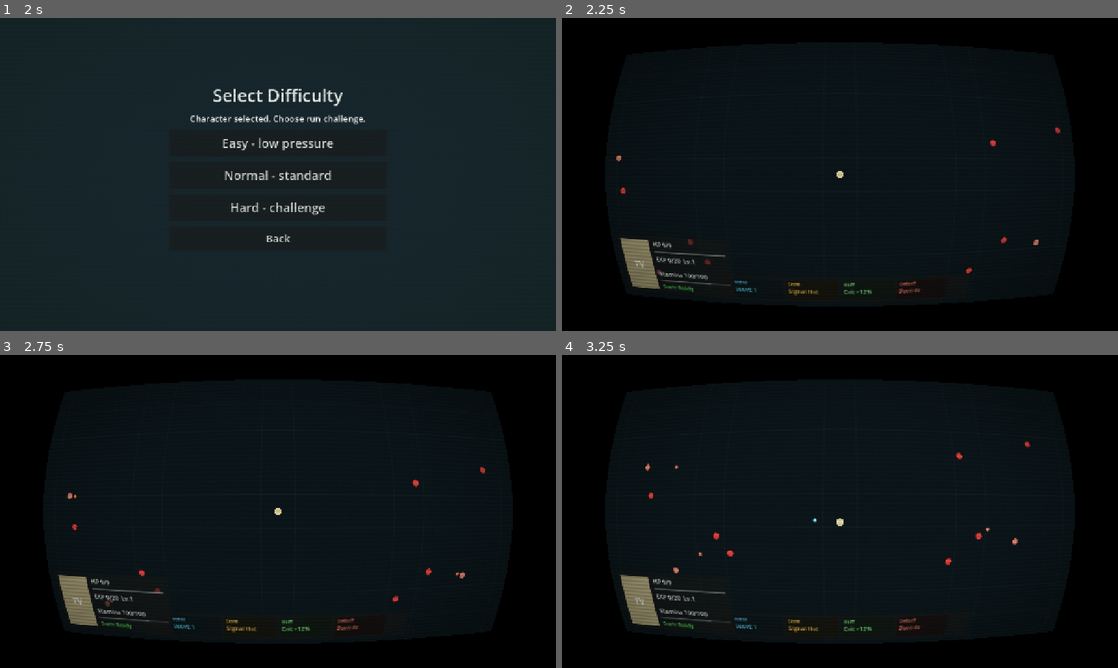
Above: before the commit, frames 1-4 (two rows, left to right).
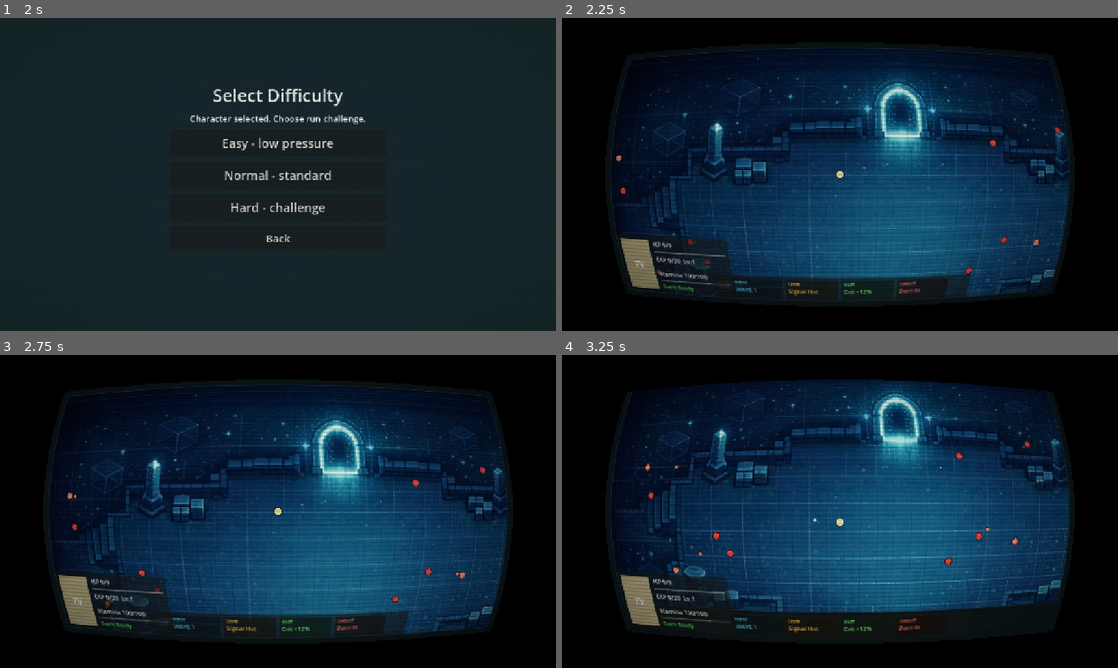
Above: after the commit, the same moments.

Repository: inw089358-blip/Tele
Game: Godot game, scene res://scenes/main.tscn
Two runs of this game, one before a commit and one after it. Both use one fixed random seed, a clock stepped at 60 frames per second and the inputs below.
Inputs:
- Up to frame 1 (2 s): click "开始游戏" at 0.5 s; tap Enter (confirm) at 1.25 s; hold D (move_right) from 1.28 s (still down); hold Enter (confirm) from 1.28 s (still down)
- Up to frame 2 (2.25 s): release D (move_right) at 2 s; release Enter (confirm) at 2 s; click "Easy - low pressure" at 2 s
- Up to frame 3 (2.75 s): no input
- Up to frame 4 (3.25 s): hold S (move_down) from 2.78 s (still down); tap E (interact) at 2.85 s

Frame 1 is identical in both runs. In frame 2, 40% of the frame differs, in the area x 10-92%, y 10-91%; in frame 3, 41%; in frame 4, 44%, in the area x 9-92%, y 7-83%.

Commit message:
地图素材实装

Diff:
--- a/data/balance/combat_balance.json
+++ b/data/balance/combat_balance.json
@@ -98,6 +98,7 @@
     "stage_001": {
       "stage_id": "stage_001",
       "is_boss_stage": false,
+      "background_key": "tutorial",
       "spawn_profile": {
         "target_duration": 30.0,
         "spawn_interval_start": 1.45,
@@ -120,6 +121,7 @@
     "stage_002": {
       "stage_id": "stage_002",
       "is_boss_stage": false,
+      "background_key": "combat",
       "spawn_profile": {
         "target_duration": 30.0,
         "spawn_interval_start": 1.35,
@@ -145,6 +147,7 @@
     "stage_003": {
       "stage_id": "stage_003",
       "is_boss_stage": false,
+      "background_key": "combat",
       "spawn_profile": {
         "target_duration": 30.0,
         "spawn_interval_start": 1.25,
@@ -171,6 +174,7 @@
     "stage_004": {
       "stage_id": "stage_004",
       "is_boss_stage": false,
+      "background_key": "combat",
       "spawn_profile": {
         "target_duration": 30.0,
         "spawn_interval_start": 1.16,
@@ -197,6 +201,7 @@
     "stage_005": {
       "stage_id": "stage_005",
       "is_boss_stage": true,
+      "background_key": "boss",
       "arena_half_extents": {
         "x": 600.0,
         "y": 330.0
--- a/scripts/ui/game_scene.gd
+++ b/scripts/ui/game_scene.gd
@@ -18,6 +18,9 @@
 }
 const SAVE_SLOT_PANEL_SCENE_PATH: String = "res://scenes/ui/save_slot_panel.tscn"
 const SETTINGS_SCENE_PATH: String = "res://scenes/settings.tscn"
+const BG_TUTORIAL_TEXTURE: Texture2D = preload("res://sprite/maps/map_tutorial_dream_entrance.png")
+const BG_COMBAT_TEXTURE: Texture2D = preload("res://sprite/maps/map_stage_combat_default.png")
+const BG_BOSS_TEXTURE: Texture2D = preload("res://sprite/maps/map_stage_boss_arena.png")
 
 var _player: Player
 var _current_player_id: String = "the_fool"
@@ -56,6 +59,7 @@
 var _arena_half_extents: Vector2 = Vector2(620.0, 340.0)
 var _enemy_ranged_weight_runtime: float = ENEMY_RANGED_WEIGHT
 var _enemy_barrage_weight_runtime: float = ENEMY_BARRAGE_WEIGHT
+var _stage_background_key: String = ""
 
 const INITIAL_ENEMY_COUNT: int = 10
 const MAX_ENEMY_COUNT: int = 24
@@ -567,14 +571,27 @@
 func _draw() -> void :
     var world_rect: Rect2 = Rect2(-3000.0, -3000.0, 6000.0, 6000.0)
     draw_rect(world_rect, Color(0.05, 0.09, 0.11, 1.0), true)
-    var grid_color_major: Color = Color(0.2, 0.33, 0.37, 0.26)
-    var grid_color_minor: Color = Color(0.13, 0.22, 0.25, 0.18)
-    for x: int in range(-3000, 3001, 80):
+    var arena_rect: Rect2 = _arena_rect()
+    var stage_texture: Texture2D = _get_stage_background_texture()
+    if stage_texture != null:
+        draw_texture_rect(stage_texture, arena_rect, true, Color(1.0, 1.0, 1.0, 0.95))
+
+    # Keep a lightweight grid/border overlay so movement and scale stay readable.
+    var grid_color_major: Color = Color(0.2, 0.33, 0.37, 0.22)
+    var grid_color_minor: Color = Color(0.13, 0.22, 0.25, 0.14)
+    var min_x: int = int(floor(arena_rect.position.x / 80.0)) * 80
+    var max_x: int = int(ceil(arena_rect.end.x / 80.0)) * 80
+    var min_y: int = int(floor(arena_rect.position.y / 80.0)) * 80
+    var max_y: int = int(ceil(arena_rect.end.y / 80.0)) * 80
+
+    for x: int in range(min_x, max_x + 1, 80):
         var cx: Color = grid_color_major if x % 320 == 0 else grid_color_minor
-        draw_line(Vector2(x, -3000), Vector2(x, 3000), cx, 1.0)
-    for y: int in range(-3000, 3001, 80):
+        draw_line(Vector2(x, arena_rect.position.y), Vector2(x, arena_rect.end.y), cx, 1.0)
+    for y: int in range(min_y, max_y + 1, 80):
         var cy: Color = grid_color_major if y % 320 == 0 else grid_color_minor
-        draw_line(Vector2(-3000, y), Vector2(3000, y), cy, 1.0)
+        draw_line(Vector2(arena_rect.position.x, y), Vector2(arena_rect.end.x, y), cy, 1.0)
+
+    draw_rect(arena_rect, Color(0.23, 0.36, 0.4, 0.35), false, 2.0)
 
 func _bind_pause_menu() -> void :
     resume_button.text = "返回战斗"
@@ -1073,6 +1090,7 @@
         max(40.0, resolved_extents.x),
         max(40.0, resolved_extents.y)
     )
+    queue_redraw()
 
 func _apply_enemy_mix_from_balance(stage_id: String) -> void:
     var stage_profile: Dictionary = BalanceService.get_stage_profile(stage_id)
@@ -1096,8 +1114,26 @@
 func _apply_stage_runtime_from_balance(stage_id: String) -> void:
     var stage_profile: Dictionary = BalanceService.get_stage_profile(stage_id)
     _stage_is_boss_stage = bool(stage_profile.get("is_boss_stage", false))
+    _stage_background_key = str(stage_profile.get("background_key", "")).to_lower()
     var spawn_profile: Dictionary = stage_profile.get("spawn_profile", {})
     _stage_target_duration = max(0.0, float(spawn_profile.get("target_duration", 0.0)))
+    queue_redraw()
+
+func _get_stage_background_texture() -> Texture2D:
+    match _stage_background_key:
+        "tutorial":
+            return BG_TUTORIAL_TEXTURE
+        "boss":
+            return BG_BOSS_TEXTURE
+        "combat":
+            return BG_COMBAT_TEXTURE
+        _:
+            # Backward-compatible fallback for old stage configs.
+            if _stage_is_boss_stage:
+                return BG_BOSS_TEXTURE
+            if GameManager.current_stage_id == "stage_001":
+                return BG_TUTORIAL_TEXTURE
+            return BG_COMBAT_TEXTURE
 
 func _resolve_next_stage_id(current_stage_id: String) -> String:
     if current_stage_id.is_empty():
Binary file added: sprite/maps/map_stage_boss_arena.png
Not shown, added: sprite/maps/map_stage_boss_arena.png.import
Binary file added: sprite/maps/map_stage_combat_default.png
Not shown, added: sprite/maps/map_stage_combat_default.png.import
Binary file added: sprite/maps/map_tutorial_dream_entrance.png
Not shown, added: sprite/maps/map_tutorial_dream_entrance.png.import
Not shown, added: docs/会话记录_2026-04-17.md
